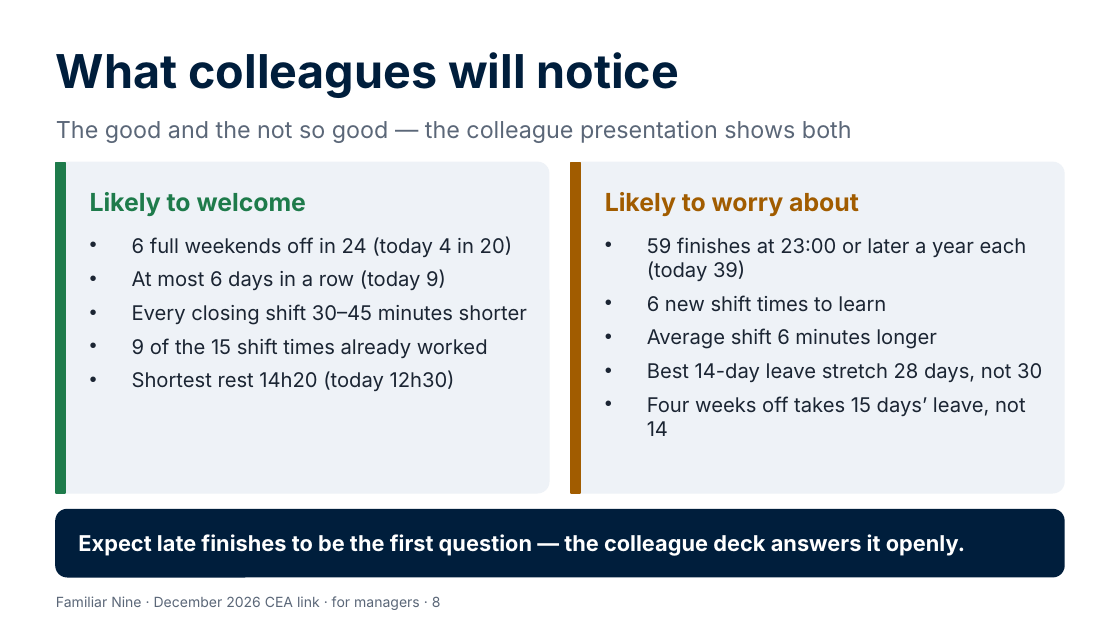
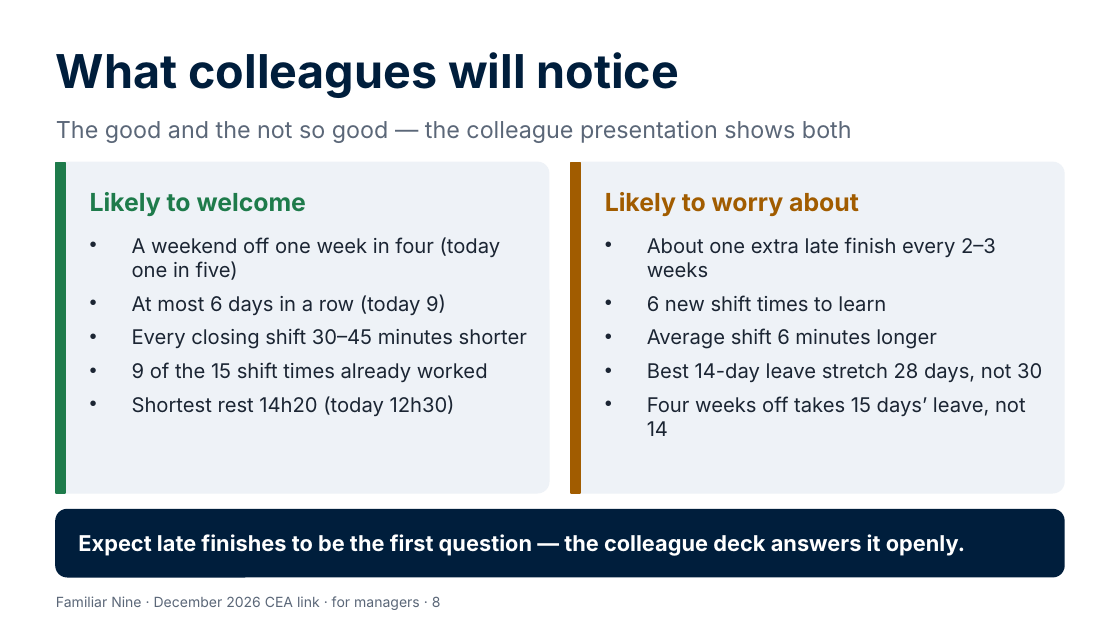
Before and after one commit to Garethdavidmiller/roster-app, a slide deck: slide 8 of docs/proposals/presentations/Familiar-Nine-for-managers.pptx. Drawn at 1120x630 pixels with LibreOffice and Linux fonts; fonts in the diff are those of the drawing. Boxes give left, top, right and bottom in pixels: in the first picture for what was removed or moved away, otherwise in the second. Text is boxed around its words. In the diff, an @@ line names an element or a change of style, - is before the commit and + after.

```diff
--- a/docs/proposals/presentations/Familiar-Nine-for-managers.pptx
+++ b/docs/proposals/presentations/Familiar-Nine-for-managers.pptx
@@ text at bbox=[132, 237, 501, 280]: text changed @@
-• 6 full weekends off in 24 (today 4 in 20)
+• A weekend off one week in four (today one in five)
@@ text at bbox=[647, 237, 996, 278]: text changed @@
-• 59 finishes at 23:00 or later a year each (today 39)
+• About one extra late finish every 2–3 weeks
```
Also in this commit, not shown: 3 other slides changed, 1 slide added, 1 slide removed, 4 other files.
